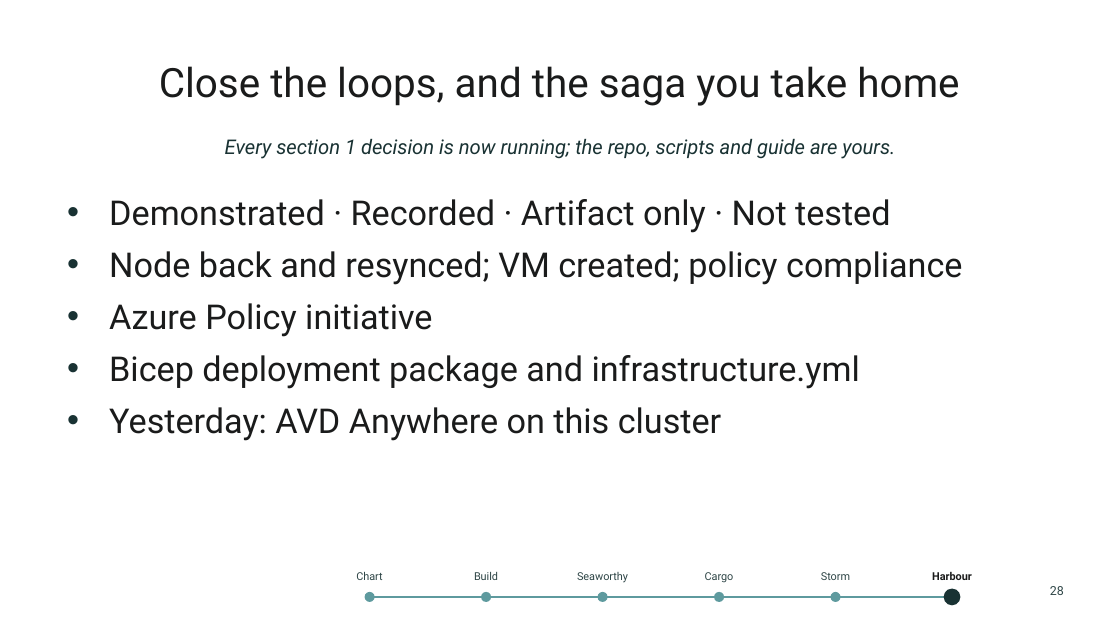
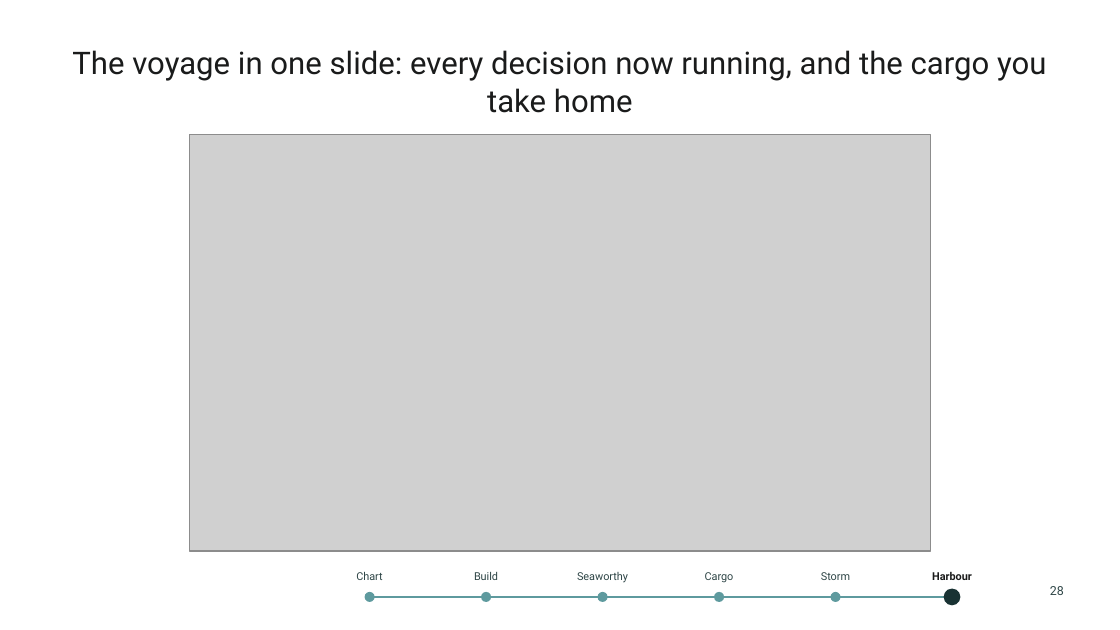
Before and after one commit to thisismydemo/nic2026_azl, a slide deck: slide 28 of presentation/Azure_Local_Discovery_to_Day2_NIC2026.pptx. Drawn at 1120x630 pixels with LibreOffice and Linux fonts; fonts in the diff are those of the drawing; grey boxes stand for pictures; background and template pictures are left out. Boxes give left, top, right and bottom in pixels: in the first picture for what was removed or moved away, otherwise in the second. Text is boxed around its words. In the diff, an @@ line names an element or a change of style, - is before the commit and + after.

```diff
--- a/presentation/Azure_Local_Discovery_to_Day2_NIC2026.pptx
+++ b/presentation/Azure_Local_Discovery_to_Day2_NIC2026.pptx
@@ title at (x1=72, y1=50, x2=1046, y2=113): text changed; size 26 to 20 pt @@
-Close the loops, and the saga you take home
+The voyage in one slide: every decision now running, and the cargo you take home
@@ picture added at (x1=189, y1=134, x2=930, y2=551) @@
@@ text removed at (x1=225, y1=139, x2=895, y2=159) @@
-Every section 1 decision is now running; the repo, scripts and guide are yours.
@@ text removed at (x1=109, y1=199, x2=962, y2=441) @@
-• Demonstrated · Recorded · Artifact only · Not tested
-• Node back and resynced; VM created; policy compliance
-• Azure Policy initiative
-• Bicep deployment package and infrastructure.yml
-• Yesterday: AVD Anywhere on this cluster
```
Also in this commit, not shown: 20 other slides changed, 1 slide added, 1 slide removed, 1 other file.
